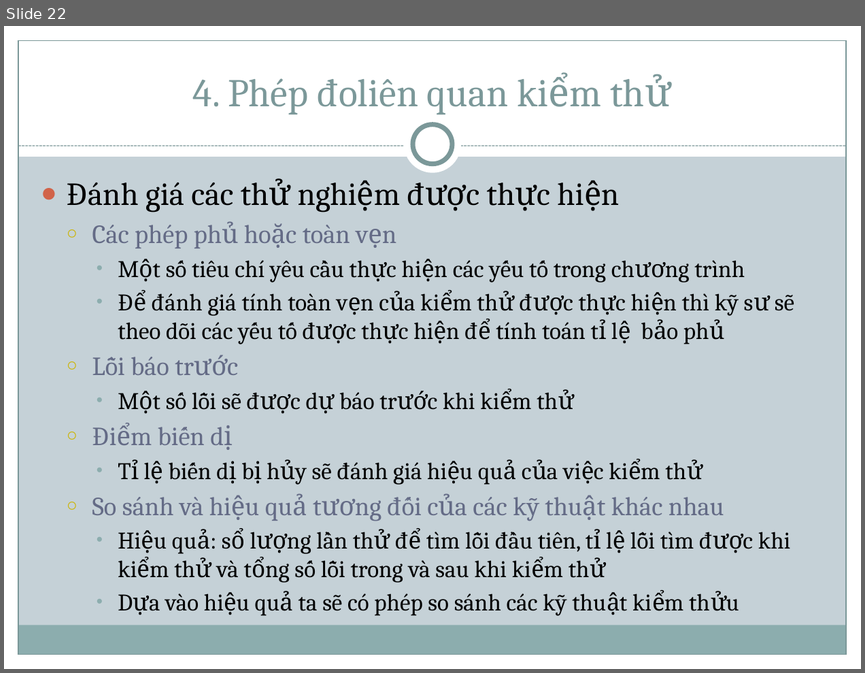
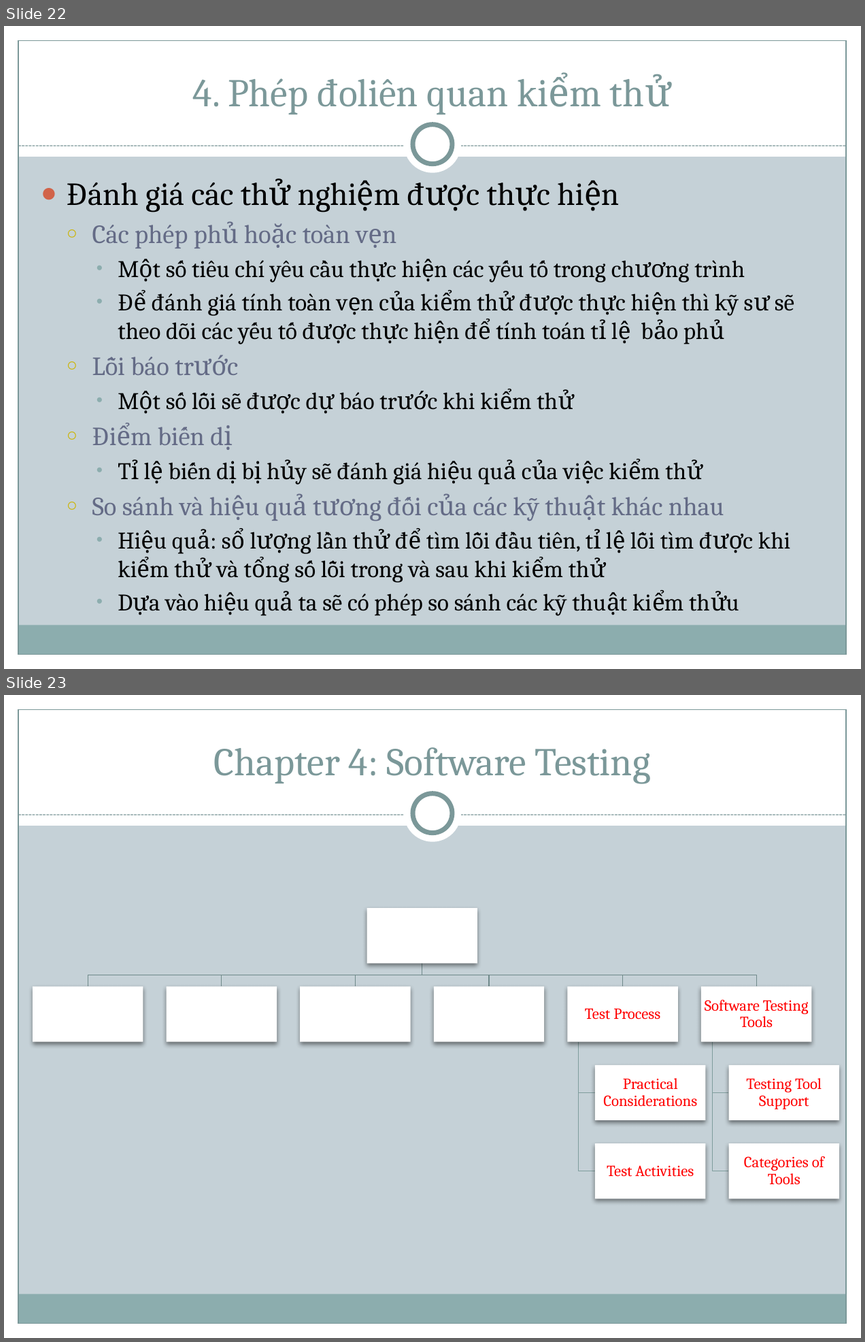
Before and after one commit to thienphamvan/chapter4, a slide deck: Slide/Chap 4 - Sofware Testing.pptx. Shown one above the other, each under a label of ours: slide 22 before the commit, slides 22 and 23 after it. The pictures are 865x673 and 865x1342 pixels, drawn with LibreOffice and Linux fonts; fonts in the diff are those of the drawing. Boxes give left, top, right and bottom in pixels: in the first picture for what was removed or moved away, otherwise in the second. Text is boxed around its words. In the diff, an @@ line names an element or a change of style, - is before the commit and + after.

Commit message:
Update part 5 and 6 of chapter 4

```diff
--- a/Slide/Chap 4 - Sofware Testing.pptx
+++ b/Slide/Chap 4 - Sofware Testing.pptx
@@ slide 23 added at (4,695,861,1338), background #C5D1D7; not listed: 9 template elements that a slide beside it also shows @@
@@ title added at (213,747,651,784), 33 pt, text #7C999A @@
+Chapter 4: Software Testing
@@ group added at (33,909,839,1198): 11 rectangles, 10 freeform shapes, 6 texts @@
+Test Process
+Practical Considerations
+Test Activities
+Software Testing Tools
+Testing Tool Support
+Categories of Tools
```
Also in this commit, not shown: 10 other slides added.
